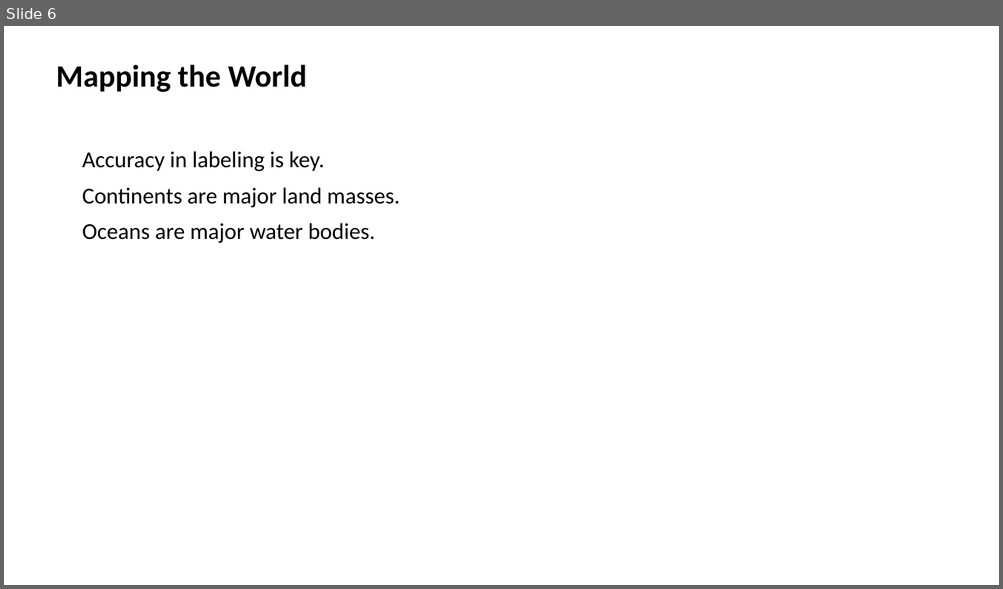
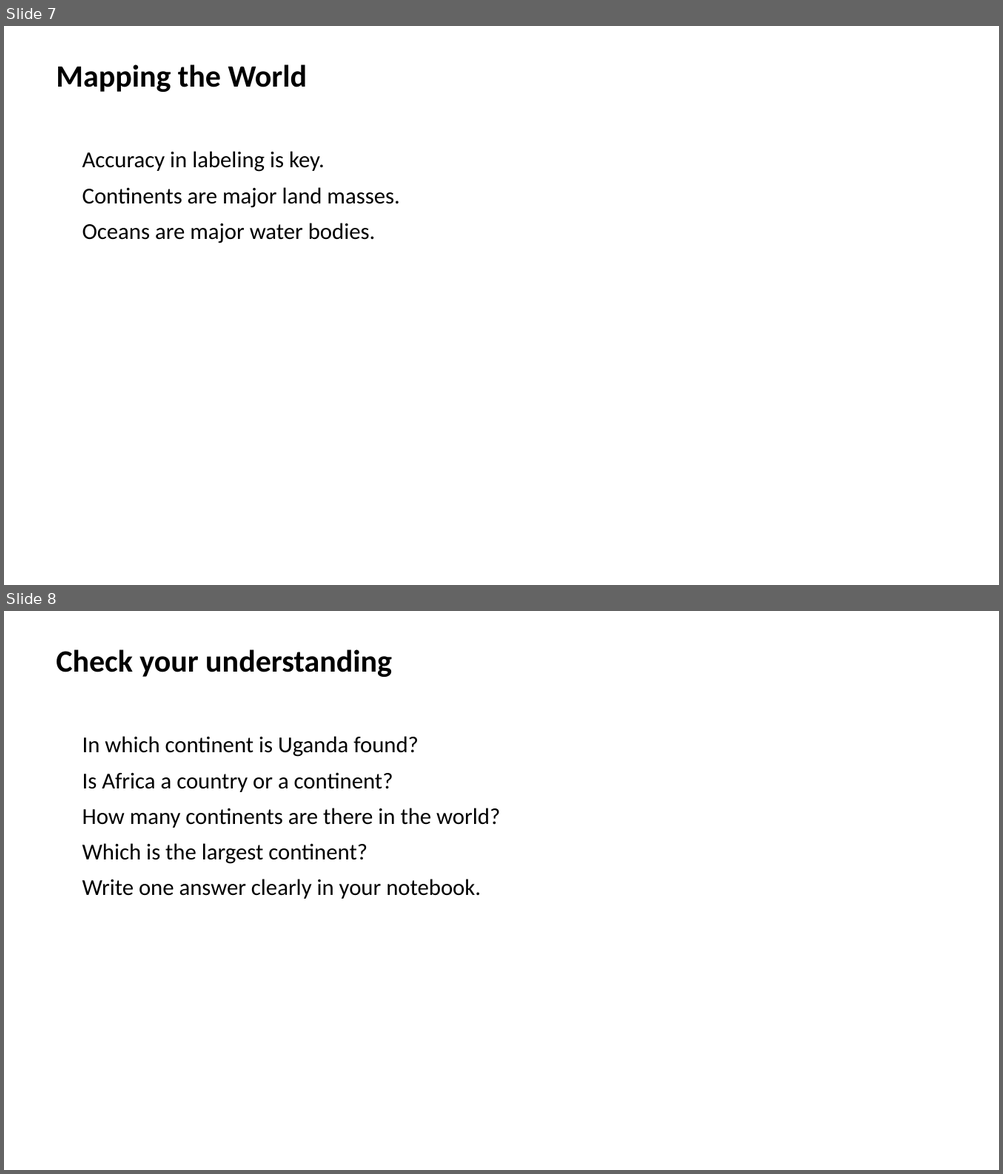
Before and after one commit to yousunjung84-edu/uganda-p7-mvp-20260629, a slide deck: uganda-p7-mvp/p7_t1_social_studies_0101/p7_t1_social_studies_0101.pptx. Shown one above the other, each under a label of ours: slide 6 before the commit, slides 7 and 8 after it. The pictures are 1003x589 and 1003x1174 pixels, drawn with LibreOffice and Linux fonts; fonts in the diff are those of the drawing. Boxes give left, top, right and bottom in pixels: in the first picture for what was removed or moved away, otherwise in the second. Text is boxed around its words. In the diff, an @@ line names an element or a change of style, - is before the commit and + after.

```diff
--- a/uganda-p7-mvp/p7_t1_social_studies_0101/p7_t1_social_studies_0101.pptx
+++ b/uganda-p7-mvp/p7_t1_social_studies_0101/p7_t1_social_studies_0101.pptx
@@ slide 8 added at (4, 611, 999, 1170), background #FFFFFF @@
@@ text added at (56, 649, 392, 677), 30 pt, text #000000, bold @@
+Check your understanding
@@ text added at (82, 736, 500, 899), 22 pt, text #000000 @@
+In which continent is Uganda found?
+Is Africa a country or a continent?
+How many continents are there in the world?
+Which is the largest continent?
+Write one answer clearly in your notebook.
@@ what was slide 6 is now slide 7 @@
```
Also in this commit, not shown: 1 other slide added, 43 other files.
